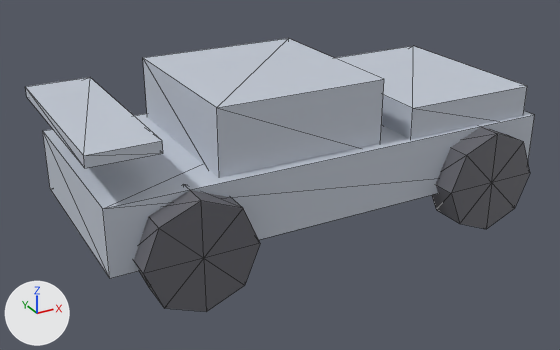
An edit to the glTF model public/studio/v2.15.0/d_sportscar/model.glb, drawn before and after from the same camera.
Rendered twice from a camera (50 mm lens) standing at (-3.55, -6.15, 2.86) and looking at (-0.2, -0.06, -0.19). Arrows for +X, +Y and +Z are at lower left; the lights stay in place. The older version comes first. Mesh edges are drawn as thin lines. Where no turn or scale is listed for an object, it has been applied to the vertices.

Objects in the first picture: 'part0', 'part1', 'part2', 'part3', 'part5', 'part7'.
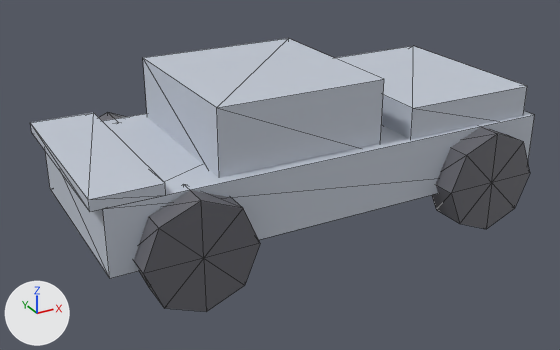
Boxes (x1, y1, x2, y2) around the edits, measured in the pictures (560 x 350 px):
```json
{"object": "part3", "change": "moved", "before": [26, 78, 163, 168], "after": [30, 113, 166, 212]}
```

Edits to the scene script, one JSON object a line:
```json
{"block": "me_geometry_3", "where": "# used by ob_part3; location = (0.0, 0.0, 0.0)"}
{"op": "remove", "block": "me_geometry_3", "code": "me_geometry_3.from_pydata(...)  # 8 vertices, 12 faces; spans x -2.3..-1.7, y -0.95..0.95, z 0.65..0.75"}
{"op": "add", "block": "me_geometry_3", "code": "me_geometry_3.from_pydata(...)  # 8 vertices, 12 faces; spans x -2.3..-1.7, y -0.95..0.95, z 0.3..0.4"}
{"block": "me_geometry_3", "change": "me_geometry_3 part 1: the whole mesh is moved by (0.0, 0.0, -0.35)"}
```
